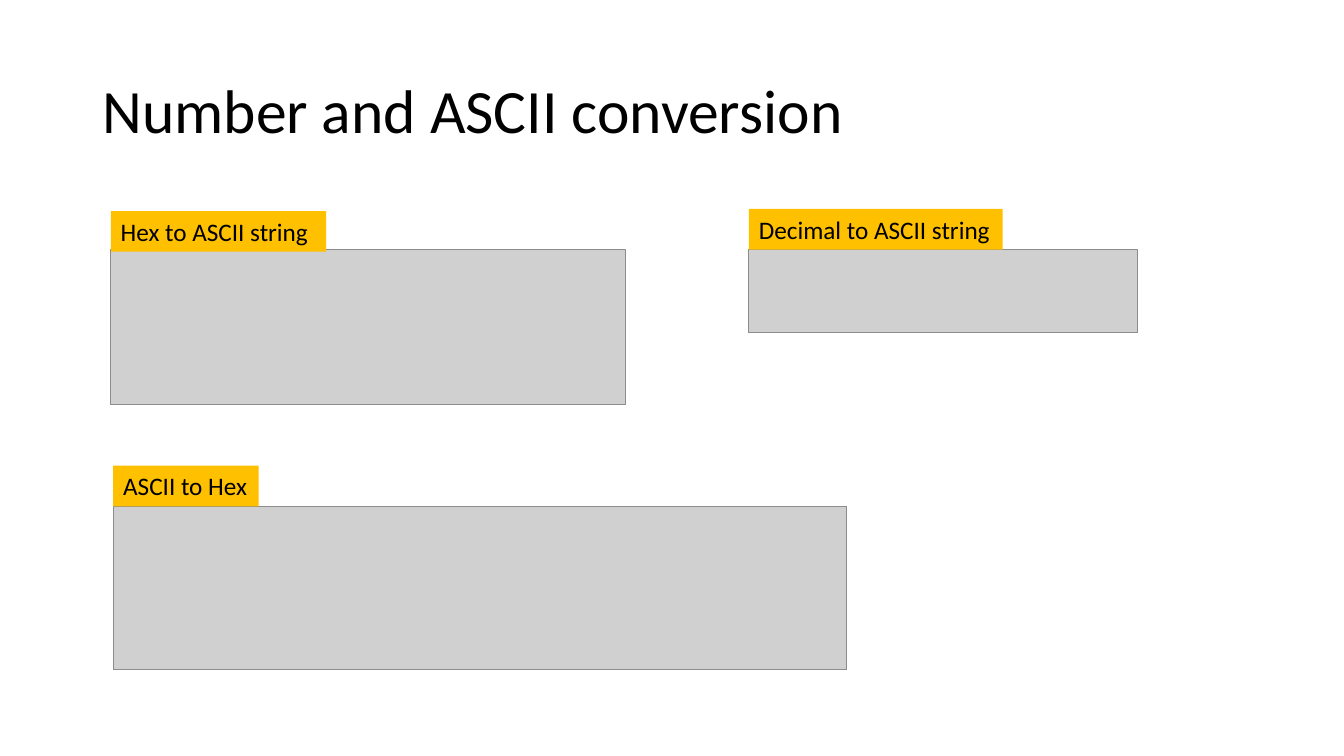
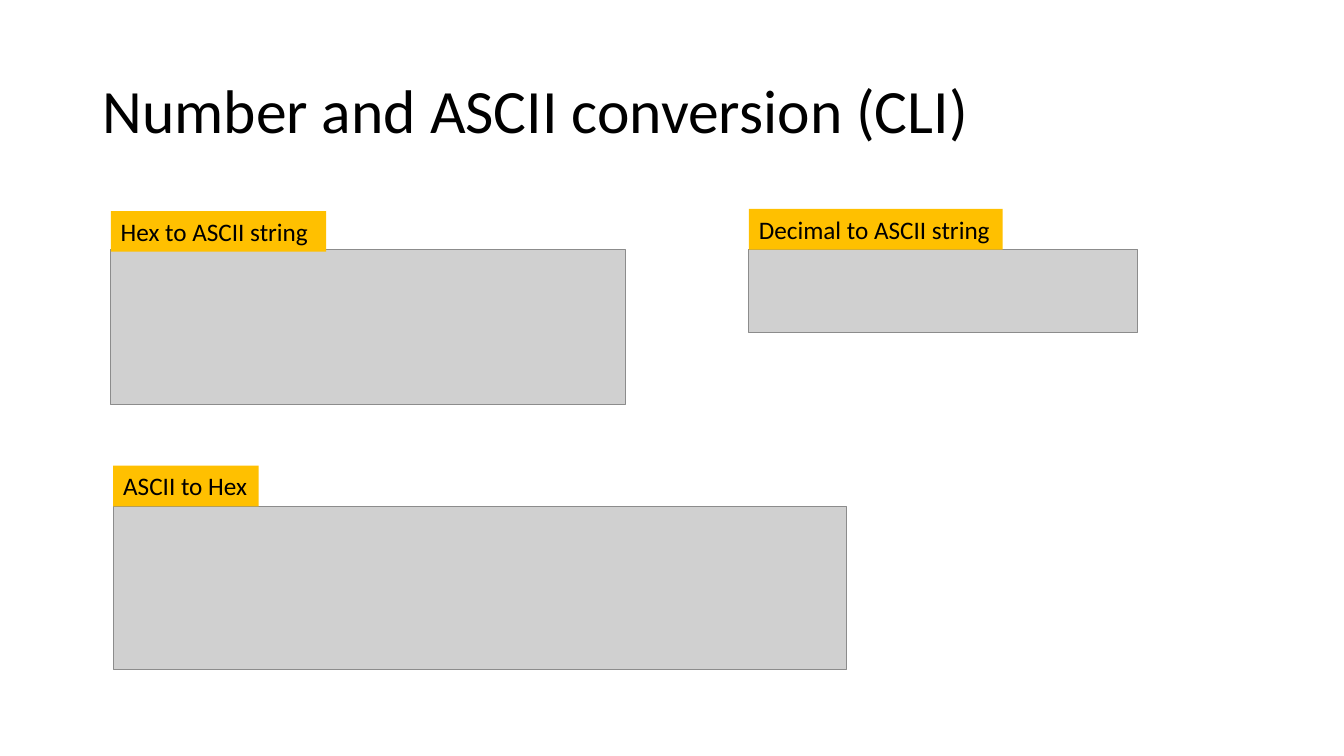
Before and after one commit to frankwxu/digital-forensics-lab, a slide deck: slide 20 of Basic_Computer_Skills_for_Forensics/0_Number_Systems.pptx. Drawn at 1344x756 pixels with LibreOffice and Linux fonts; fonts in the diff are those of the drawing; grey boxes stand for pictures; background and template pictures are left out. Boxes give left, top, right and bottom in pixels: in the first picture for what was removed or moved away, otherwise in the second. Text is boxed around its words. In the diff, an @@ line names an element or a change of style, - is before the commit and + after.

```diff
--- a/Basic_Computer_Skills_for_Forensics/0_Number_Systems.pptx
+++ b/Basic_Computer_Skills_for_Forensics/0_Number_Systems.pptx
@@ title at [102, 88, 968, 142]: text changed @@
-Number and ASCII conversion
+Number and ASCII conversion (CLI)
```
Also in this commit, not shown: 5 other slides changed, 3 slides added, 1 slide removed, 1 other file.
